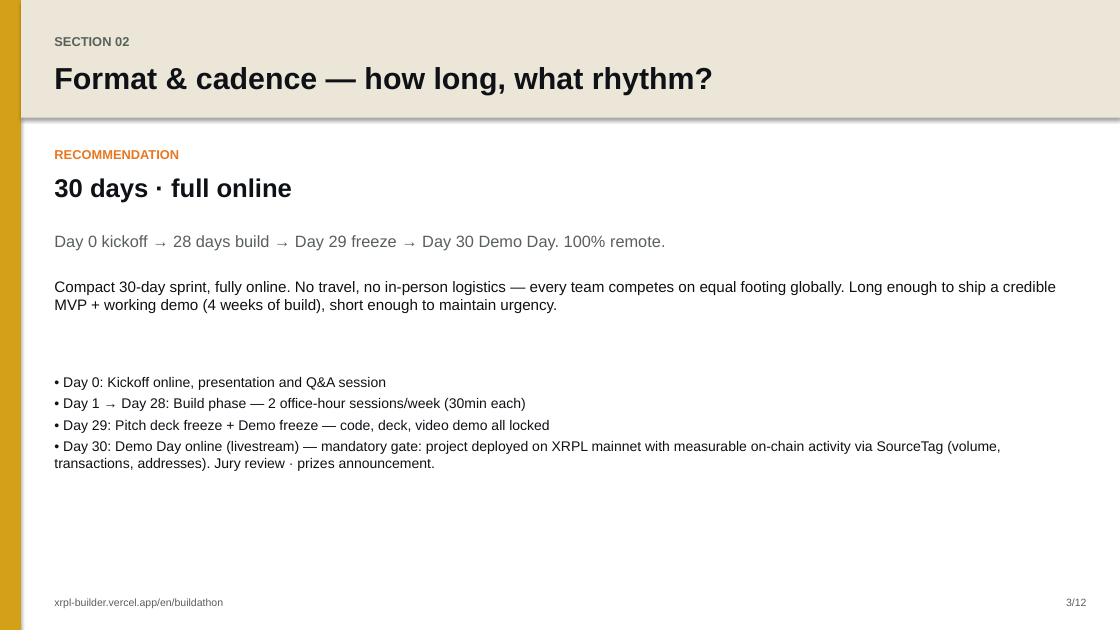
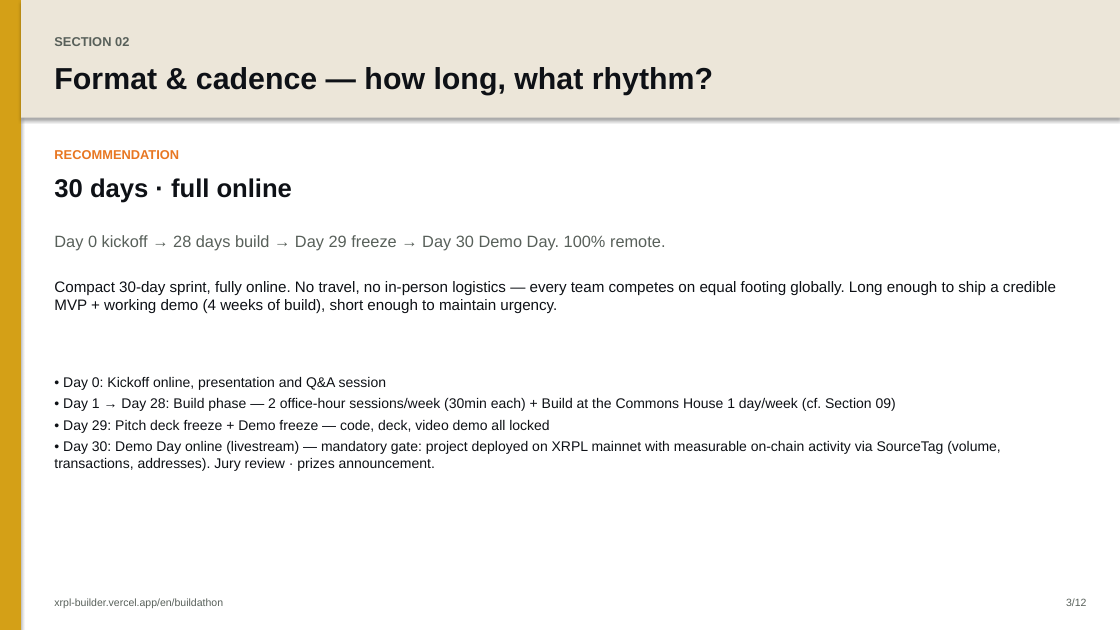
Before and after one commit to AurelienBg/xrpl-builder, a slide deck: slide 4 of buildathon-deck-en.pptx. Drawn at 1120x630 pixels with LibreOffice and Linux fonts; fonts in the diff are those of the drawing. Boxes give left, top, right and bottom in pixels: in the first picture for what was removed or moved away, otherwise in the second. Text is boxed around its words. In the diff, an @@ line names an element or a change of style, - is before the commit and + after.

```diff
--- a/buildathon-deck-en.pptx
+++ b/buildathon-deck-en.pptx
@@ text at bbox=[63, 398, 896, 411]: text changed @@
-• Day 1 → Day 28: Build phase — 2 office-hour sessions/week (30min each)
+• Day 1 → Day 28: Build phase — 2 office-hour sessions/week (30min each) + Build at the Commons House 1 day/week (cf. Section 09)
```
Also in this commit, not shown: 3 other slides changed, 3 other files.
